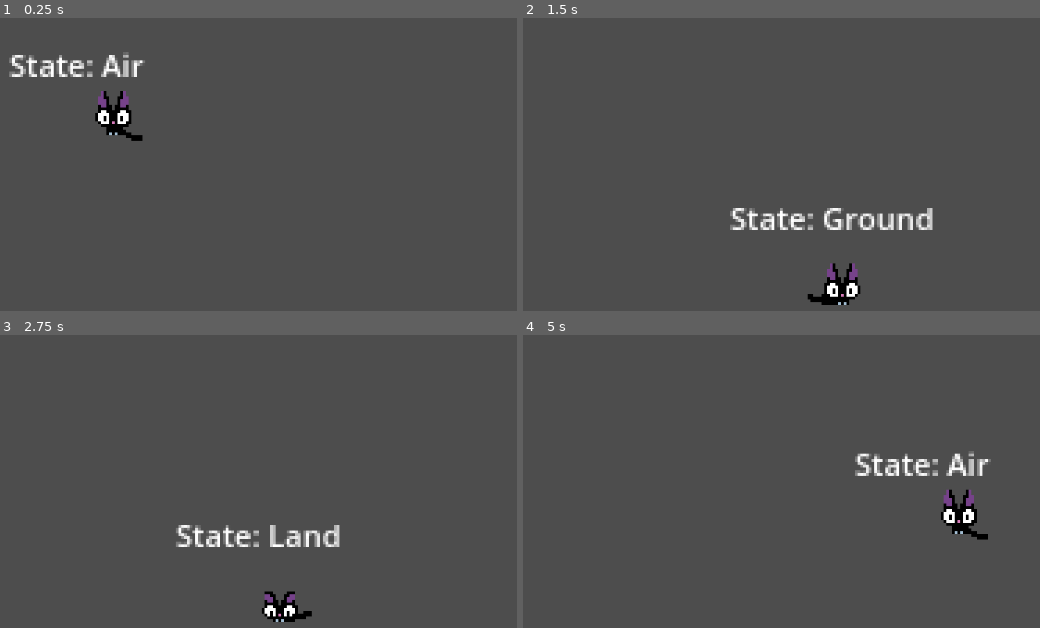
Above: before the commit, frames 1-4 (two rows, left to right).
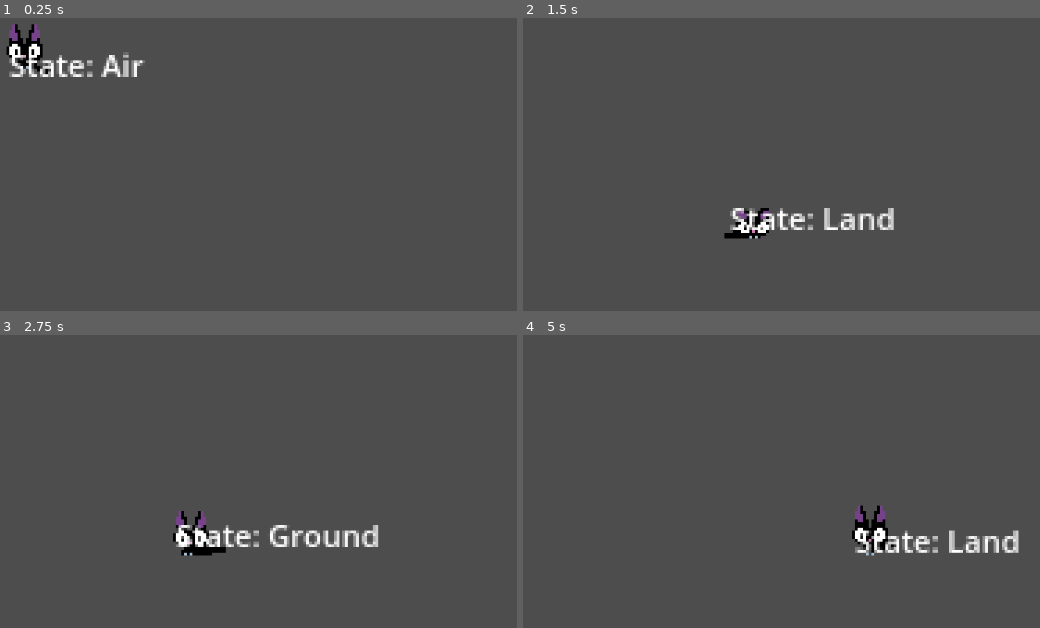
Above: after the commit, the same moments.

Repository: jebef/jimmy-mac
Game: Godot game, scene res://scenes/main.tscn
Same seed, same stepped clock (60 frames per second), same inputs: the game is played once before the commit and once after it.
Inputs:
- Up to frame 1 (0.25 s): no input
- Up to frame 2 (1.5 s): hold Z (attack) 0.53-1.28 s; hold Right (right) from 0.53 s (still down); tap Space (jump) at 0.77 s; tap Z (attack) at 1.35 s
- Up to frame 3 (2.75 s): tap Space (jump) at 1.52 s; release Right (right) at 2.03 s; hold Left (left) from 2.03 s (still down); hold Z (attack) from 2.03 s (still down)
- Up to frame 4 (5 s): release Left (left) at 2.78 s; release Z (attack) at 2.78 s; hold Right (right) 2.78-4.28 s; tap Z (attack) at 2.85, 4.35 s; tap Space (jump) at 3.02, 3.77, 4.52 s; hold Z (attack) 3.53-4.28 s; hold Left (left) from 4.28 s (still down)

The runs differ from the first frame. In frame 1, 1.6% of the frame differs, in the area x 1-28%, y 2-42%; in frame 2, 2.1%; in frame 3, 2.1%; in frame 4, 3.6%, in the area x 63-96%, y 39-76%.

Commit message:
Added first version of melee animation, started melee script

Diff:
--- a/scenes/player.tscn
+++ b/scenes/player.tscn
@@ -9,6 +9,7 @@
 [ext_resource type="Script" path="res://scripts/AirState.gd" id="5_0q0cy"]
 [ext_resource type="Script" path="res://scripts/LandState.gd" id="6_rov2j"]
 [ext_resource type="Script" path="res://scripts/StateMachineDebugLabel.gd" id="8_5rswf"]
+[ext_resource type="Script" path="res://scripts/Attack.gd" id="9_6nsxs"]
 
 [sub_resource type="CircleShape2D" id="CircleShape2D_eg771"]
 radius = 5.0
@@ -437,6 +438,46 @@
 "transitions": PackedFloat32Array(1),
 "update": 0,
 "values": [Vector2(0, -5)]
+}
+
+[sub_resource type="Animation" id="Animation_a3m2m"]
+resource_name = "melee"
+step = 0.1
+tracks/0/type = "value"
+tracks/0/imported = false
+tracks/0/enabled = true
+tracks/0/path = NodePath("Sprite2D:texture")
+tracks/0/interp = 1
+tracks/0/loop_wrap = true
+tracks/0/keys = {
+"times": PackedFloat32Array(),
+"transitions": PackedFloat32Array(),
+"update": 1,
+"values": []
+}
+tracks/1/type = "value"
+tracks/1/imported = false
+tracks/1/enabled = true
+tracks/1/path = NodePath("Sprite2D:hframes")
+tracks/1/interp = 1
+tracks/1/loop_wrap = true
+tracks/1/keys = {
+"times": PackedFloat32Array(),
+"transitions": PackedFloat32Array(),
+"update": 1,
+"values": []
+}
+tracks/2/type = "value"
+tracks/2/imported = false
+tracks/2/enabled = true
+tracks/2/path = NodePath("Sprite2D:frame")
+tracks/2/interp = 1
+tracks/2/loop_wrap = true
+tracks/2/keys = {
+"times": PackedFloat32Array(),
+"transitions": PackedFloat32Array(),
+"update": 1,
+"values": []
 }
 
 [sub_resource type="AnimationLibrary" id="AnimationLibrary_0n1ta"]
@@ -448,6 +489,7 @@
 "jump": SubResource("Animation_aipar"),
 "jump_loop": SubResource("Animation_jantb"),
 "land": SubResource("Animation_l3l8i"),
+"melee": SubResource("Animation_a3m2m"),
 "run": SubResource("Animation_wr2r2")
 }
 
@@ -526,7 +568,7 @@
 script = ExtResource("1_86juh")
 
 [node name="Sprite2D" type="Sprite2D" parent="."]
-position = Vector2(-16, -16)
+position = Vector2(-48, -40)
 texture = ExtResource("2_3q2ht")
 centered = false
 offset = Vector2(0, -8)
@@ -558,6 +600,7 @@
 script = ExtResource("4_ujrk5")
 air_state = NodePath("../Air")
 jump_animation_name = "jump"
+melee_animation_name = "attack"
 
 [node name="Air" type="Node" parent="CharacterStateMachine" node_paths=PackedStringArray("land_state")]
 script = ExtResource("5_0q0cy")
@@ -569,6 +612,9 @@
 script = ExtResource("6_rov2j")
 ground_state = NodePath("../Ground")
 land_animation_name = &"land"
+
+[node name="Attack" type="Node" parent="CharacterStateMachine"]
+script = ExtResource("9_6nsxs")
 
 [node name="CharacterStateMachineLabel" type="Label" parent="." node_paths=PackedStringArray("state_machine")]
 offset_left = -39.0
--- /dev/null
+++ b/scripts/Attack.gd
@@ -0,0 +1 @@
+extends State
--- a/scripts/GroundState.gd
+++ b/scripts/GroundState.gd
@@ -4,11 +4,16 @@
 
 const JUMP_VELOCITY : float = -100.0
 @export var air_state : State
+@export var attack_state : State
 @export var jump_animation_name : String = ""
+@export var melee_animation_name : String = ""
 
 func state_input(event : InputEvent):
 	if event.is_action_pressed("jump"):
 		jump()
+
+	if event.is_action_pressed("attack"):
+		melee()
 
 func state_process(delta : float) -> void:
 	if not character.is_on_floor():
@@ -18,3 +23,7 @@
 	character.velocity.y = JUMP_VELOCITY
 	next_state = air_state
 	playback.travel(jump_animation_name)
+
+func melee():
+	next_state = attack_state
+	playback.travel(melee_animation_name)
Binary file added: assets/jm_melee.png
Not shown, added: assets/jm_melee.png.import
Not shown: 1 places in scenes/player.tscn that only renumber resources
